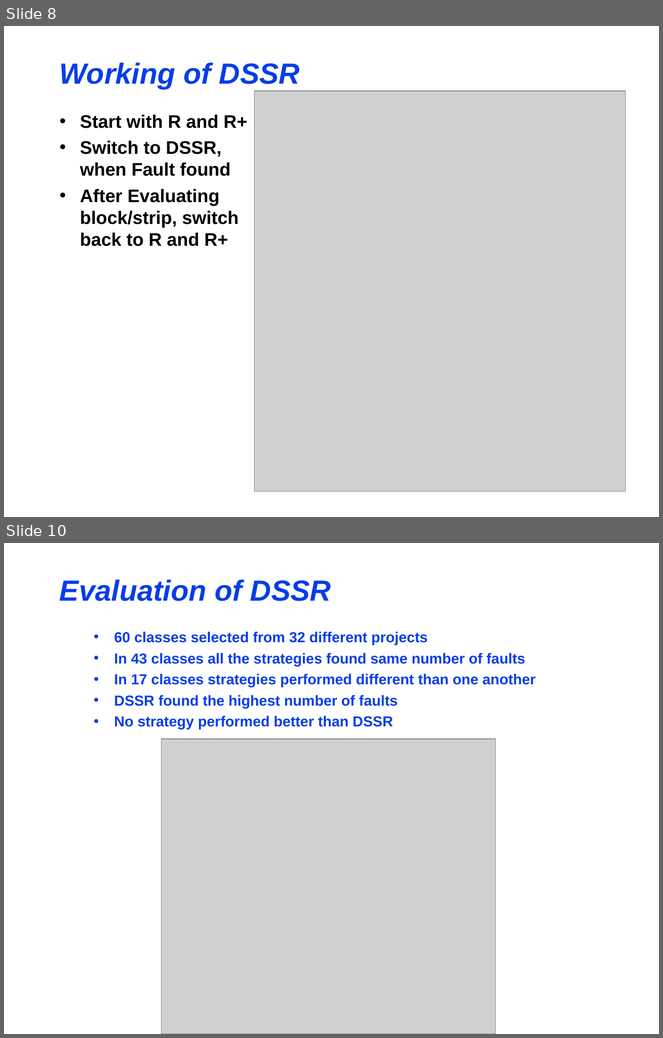
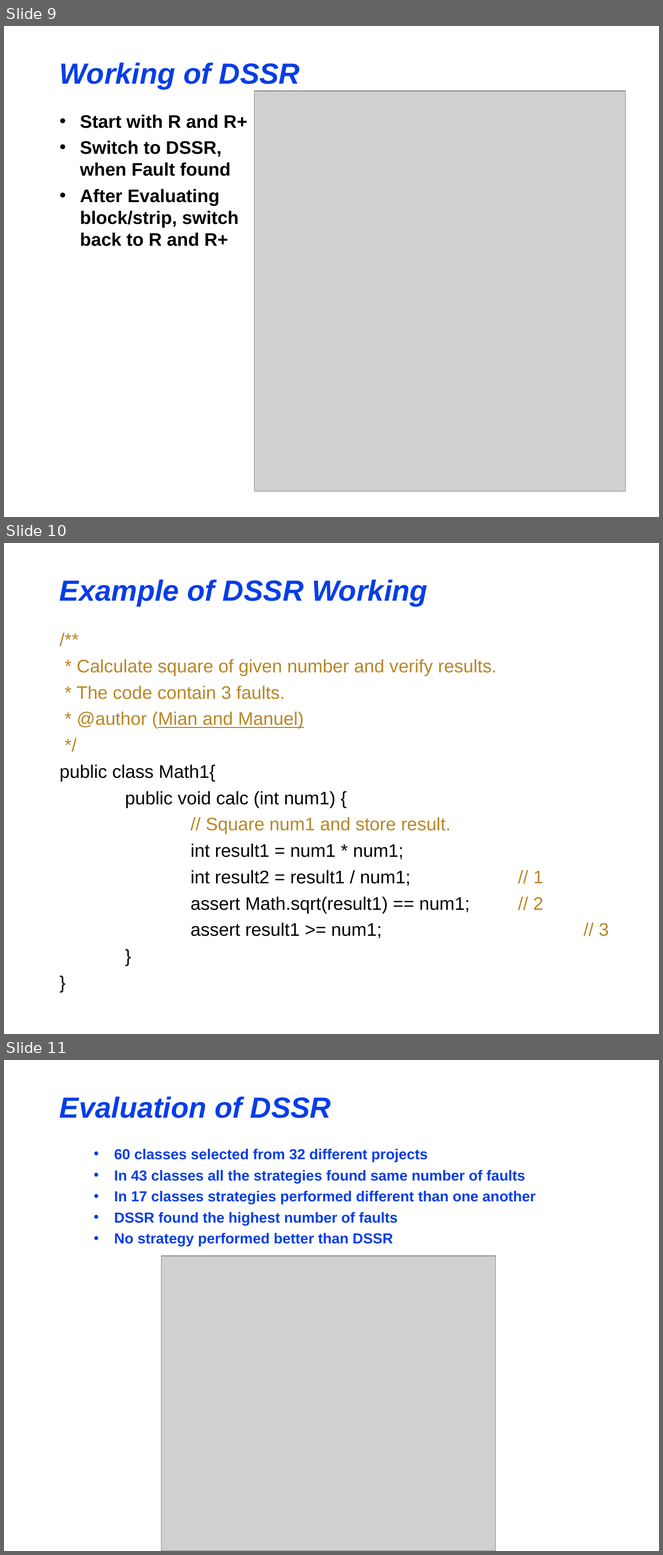
Before and after one commit to maochy/yeti-test, a slide deck: ThesisSeminar/ThesisSeminar.ppt. Shown one above the other, each under a label of ours: slides 8 and 10 before the commit, slides 9, 10 and 11 after it; the slides between them are not shown. The pictures are 663x1038 and 663x1555 pixels, drawn with LibreOffice and Linux fonts; fonts in the diff are those of the drawing; grey boxes stand for pictures. Boxes give left, top, right and bottom in pixels: in the first picture for what was removed or moved away, otherwise in the second. Text is boxed around its words. In the diff, an @@ line names an element or a change of style, - is before the commit and + after.

```diff
--- a/ThesisSeminar/ThesisSeminar.ppt
+++ b/ThesisSeminar/ThesisSeminar.ppt
@@ slide 10 added at box(4, 543, 659, 1034), background #FFFFFF @@
@@ title added at box(60, 579, 428, 606), 32 pt, text #063DE8, bold, italic @@
+Example of DSSR Working
@@ text added at box(60, 659, 609, 939), 20 pt, text #000000 @@
+/**
+* Calculate square of given number and verify results.
+* The code contain 3 faults.
+* @author (Mian and Manuel)
+*/
+public class Math1{
+public void calc (int num1) {
+// Square num1 and store result.
+int result1 = num1 * num1;
+int result2 = result1 / num1; // 1
+assert Math.sqrt(result1) == num1; // 2
+assert result1 >= num1; // 3
+}
+}
@@ what was slide 8 is now slide 9 @@
@@ what was slide 10 is now slide 11 @@
```
Also in this commit, not shown: 5 slides changed, 4 other slides added, 7 slides removed.
